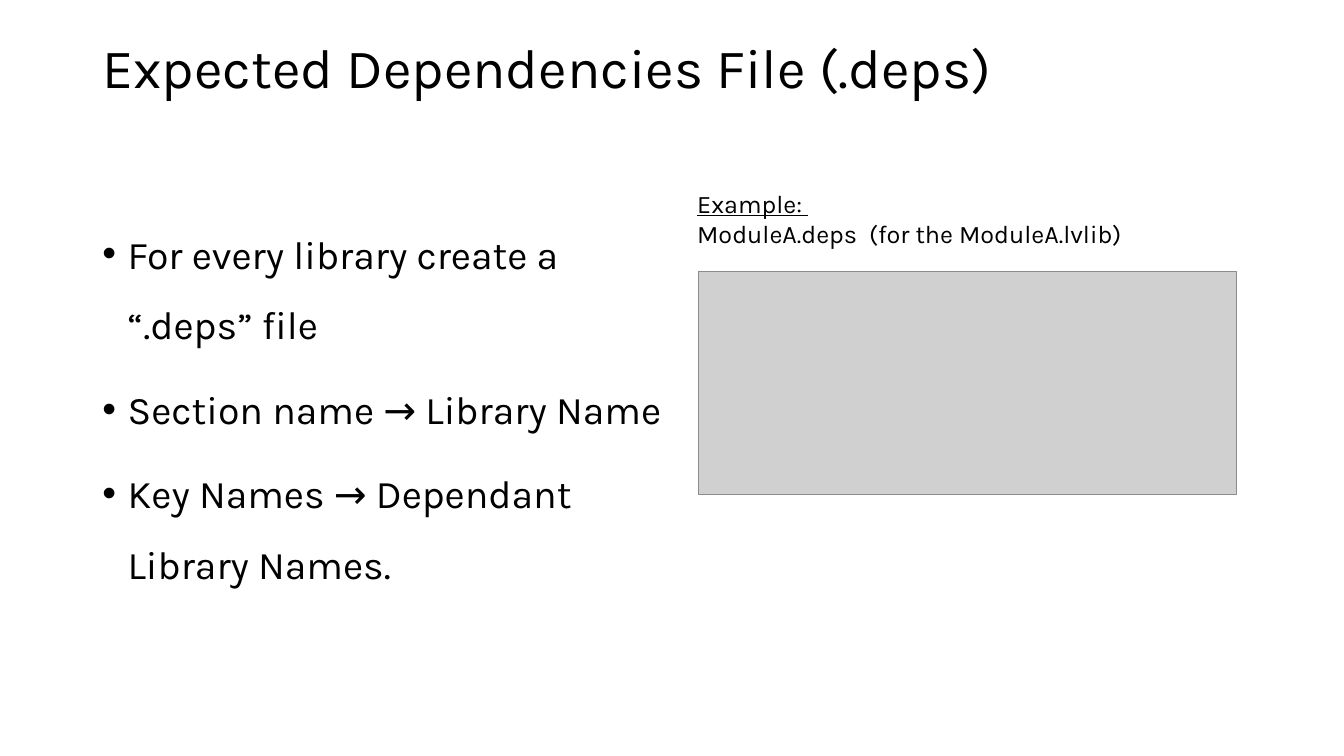
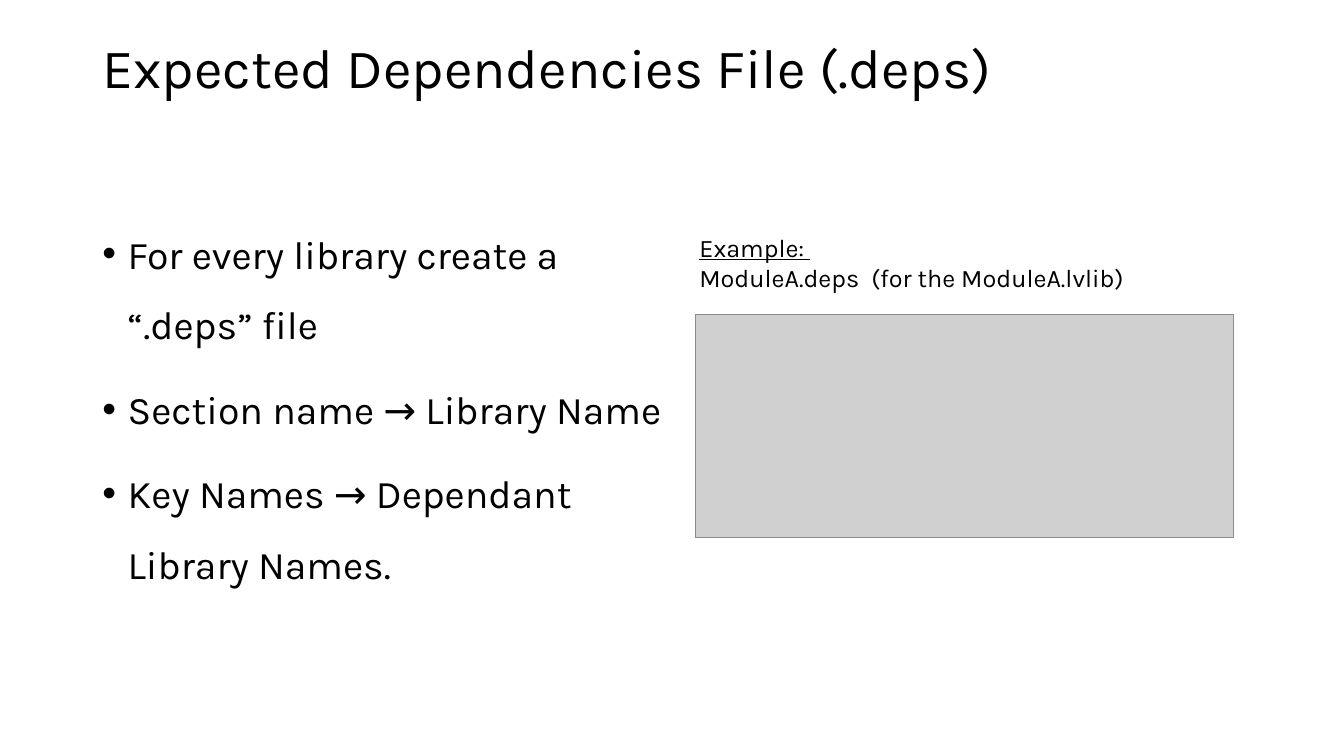
Before and after one commit to karthick-shanmuga/sw-deps-monitor, a slide deck: slide 6 of Docs/Automated Dependency Monitoring in CI Pipeline.pptx. Drawn at 1344x756 pixels with LibreOffice and Linux fonts; fonts in the diff are those of the drawing; grey boxes stand for pictures. Boxes give left, top, right and bottom in pixels: in the first picture for what was removed or moved away, otherwise in the second. Text is boxed around its words. In the diff, an @@ line names an element or a change of style, - is before the commit and + after.

Commit message:
Updated presentation with additional details and screenshots (#16)

```diff
--- a/Docs/Automated Dependency Monitoring in CI Pipeline.pptx
+++ b/Docs/Automated Dependency Monitoring in CI Pipeline.pptx
@@ text "Example:": place and size @@
-text "Example:" at [697, 195, 1121, 249]
+text "Example:" at [699, 239, 1123, 293]
@@ picture: place and size @@
-picture at [699, 271, 1236, 495]
+picture at [696, 315, 1233, 538]
```
Also in this commit, not shown: 11 other slides changed, 5 slides added, 2 slides removed.
